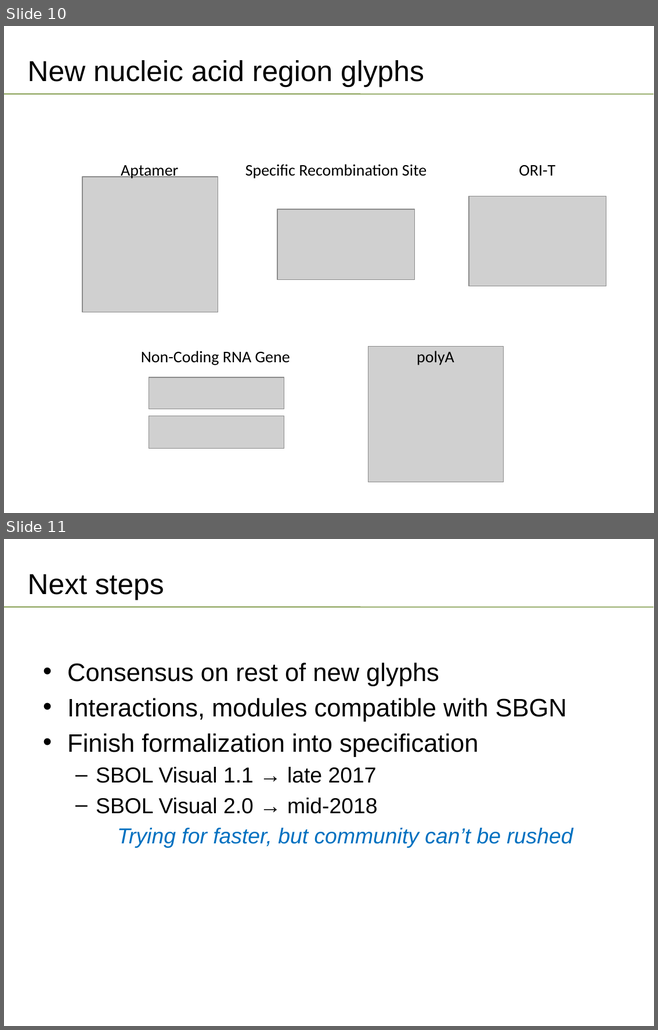
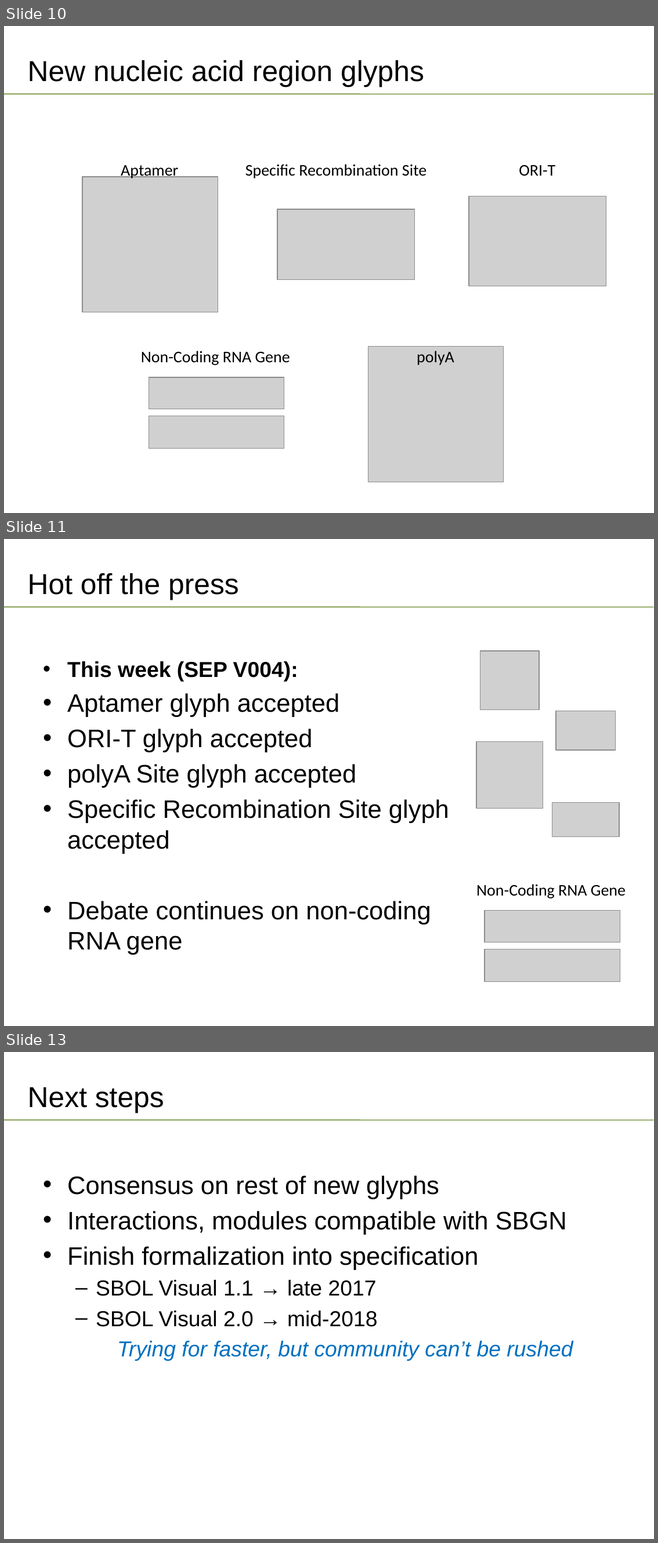
Before and after one commit to SynBioDex/Community-Media, a slide deck: 2017/COMBINE 2017/SBOLv-update-2017.pptx. Shown one above the other, each under a label of ours: slides 10 and 11 before the commit, slides 10, 11 and 13 after it; the slides between them are not shown. The pictures are 658x1030 and 658x1543 pixels, drawn with LibreOffice and Linux fonts; fonts in the diff are those of the drawing; grey boxes stand for pictures; background and template pictures are left out. Boxes give left, top, right and bottom in pixels: in the first picture for what was removed or moved away, otherwise in the second. Text is boxed around its words. In the diff, an @@ line names an element or a change of style, - is before the commit and + after.

```diff
--- a/2017/COMBINE 2017/SBOLv-update-2017.pptx
+++ b/2017/COMBINE 2017/SBOLv-update-2017.pptx
@@ slide 11 added at [4, 539, 654, 1026], background #FFFFFF; not listed: 1 template element that a slide beside it also shows @@
@@ title added at [28, 573, 239, 600], 32 pt, text #000000 @@
+Hot off the press
@@ picture added at [480, 651, 539, 710] @@
@@ text added at [67, 661, 449, 955], 28 pt, text #000000 @@
+• This week (SEP V004):
+• Aptamer glyph accepted
+• ORI-T glyph accepted
+• polyA Site glyph accepted
+• Specific Recombination Site glyph accepted
+• Debate continues on non-coding RNA gene
@@ picture added at [556, 711, 615, 750] @@
@@ picture added at [476, 741, 542, 808] @@
@@ picture added at [552, 803, 619, 837] @@
@@ text added at [476, 884, 625, 899], 18 pt, text #000000 @@
+Non-Coding RNA Gene
@@ picture added at [484, 911, 619, 943] @@
@@ picture added at [484, 949, 619, 982] @@
@@ what was slide 11 is now slide 13 @@
```
Also in this commit, not shown: 1 slide changed, 1 other slide added.
